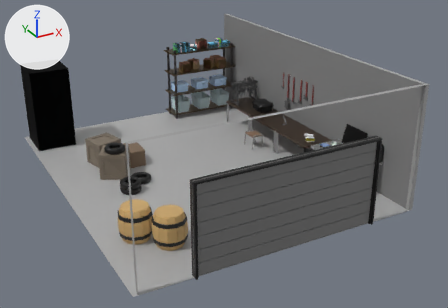
The FBX model IoThievesSource/Assets/Art/Models/Garage_Tutorial_Corretto.fbx as it was, and as the next commit left it.
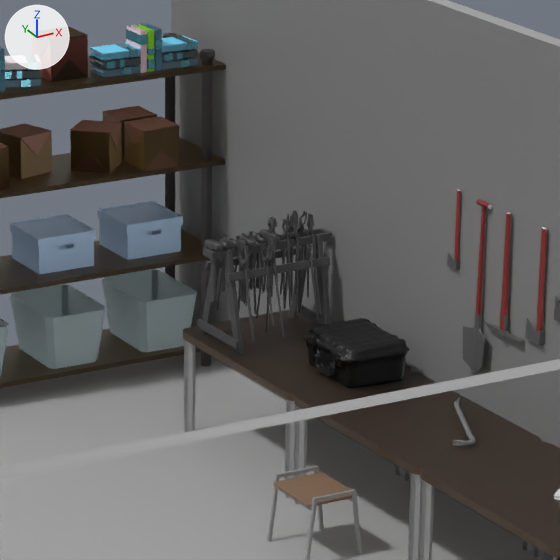
The first picture shows the older version from a 50 mm camera at (-7.5, -15.69, 8.06) aimed at (1.46, 0.6, -0.09). The close-ups show the older and then the newer version on the part from 42% to 68% of the width and 11% to 48% of the height of that picture. Only the edits that show in the close-ups are written down. Every picture has the same lights, and +X, +Y and +Z are marked at upper left. Where no turn or scale is listed for an object, it has been applied to the vertices.

The scene before the commit, as lines of its bpy script (objects in view):
```python
me_3dmodel_custom = bpy.data.meshes.new('3DModel_Custom')
me_3dmodel_custom.from_pydata(...)  # 1579 vertices, 3131 faces; spans x -0.254..0.309, y -0.333..0.325, z -0.179..0.11
me_3dmodel_custom.materials.append(mat_material_019)  # black #080808
me_cube_004 = bpy.data.meshes.new('Cube.004')
me_cube_004.from_pydata(...)  # 2337 vertices, 3020 faces; spans x -0.485..0.533, y -0.334..0.304, z -0.644..0.269
me_cube_004.materials.append(mat_material_017)  # dark grey #4a4a4a
me_paper_box_011 = bpy.data.meshes.new('Paper Box.011')
me_paper_box_011.from_pydata(...)  # 45 vertices, 56 faces; spans x -0.163..0.166, y -0.159..0.159, z -0.178..0.147
# faces by material slot: [36, 20]
me_paper_box_011.materials.append(mat_secondary_color_012)  # brown #6f5942
me_paper_box_011.materials.append(mat_main_color_023)  # pink #b46b5c
ob_3dmodel_custom = bpy.data.objects.new('3DModel_Custom', me_3dmodel_custom)
ob_3dmodel_custom.location = (3.461, 1.533, 0.989)
ob_cube_004 = bpy.data.objects.new('Cube.004', me_cube_004)
ob_cube_004.location = (3.322, 2.541, 1.454)
ob_paper_box_012 = bpy.data.objects.new('Paper Box.012', me_paper_box_011)
ob_paper_box_012.location = (2.602, 4.411, 2.626)
# also in view: 'Axt' at (3.85, -0.1, 1.87); 'Wall3m_3.004' at (0.02, -5.2, 1.74); 'Cube.001' at (3.36, 0.54, 0.41); 'Paper Box.017' at (3.31, 4.26, 1.86); 'Paper Box.014' at (2.35, 4.55, 1.86)
```
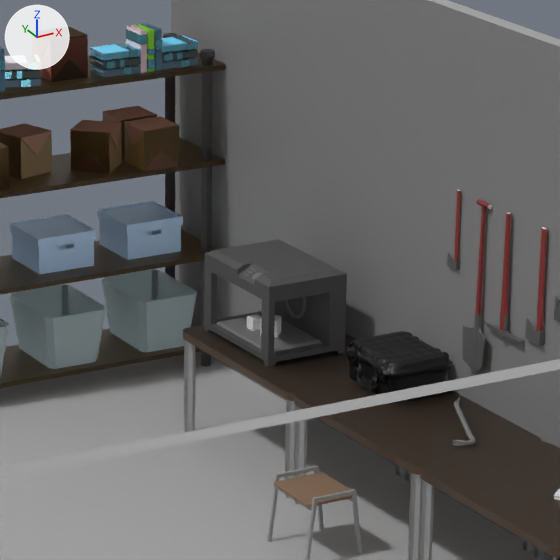
Not visible in the close-ups: 'Cube.011', 'Cube.008', 'Cube.013', 'Cube.014', 'Cube.006', 'Cube.009', 'Cube.012', 'Cube.010', 'Cube.007'.

Edits to the bpy script that builds the scene:
```text
Add me_cube_009_1:
    me_cube_009_1.from_pydata([(-0.0073, 0.0099, -0.0075), (0.0103, 0.0099, 0.0018), (-0.0073, -0.0099, -0.0075), (0.0103, -0.0099, 0.0018), (-0.0103, 0.0099, -0.0018), (0.0073, 0.0099, 0.0075), (-0.0103, -0.0099, -0.0018), (0.0073, -0.0099, 0.0075)], [], [(0, 1, 3, 2), (2, 3, 7, 6), (6, 7, 5, 4), (4, 5, 1, 0), (2, 6, 4, 0), (7, 3, 1, 5)])
    me_cube_009_1.materials.append(mat_material_011)  # dark grey #6e6e6e
Add me_cube_020:
    me_cube_020.from_pydata([(0.089, 0.0, -0.063), (0.089, 0.0, 0.063), (0.0, -0.089, -0.063), (0.0, -0.089, 0.063), (0.0, 0.089, -0.063), (0.0, 0.089, 0.063), (-0.089, 0.0, -0.063), (-0.089, 0.0, 0.063)], [], [(0, 1, 3, 2), (2, 3, 7, 6), (6, 7, 5, 4), (4, 5, 1, 0), (2, 6, 4, 0), (7, 3, 1, 5)])
    me_cube_020.materials.append(mat_material_023)  # white #e7e7e7
Add me_cube_004_1:
    me_cube_004_1.from_pydata([(0.218, -0.356, 0.009), (0.233, -0.381, -0.009), (0.218, 0.356, 0.009), (0.233, 0.381, -0.009), (-0.218, -0.356, 0.009), (-0.233, -0.381, -0.009), (-0.218, 0.356, 0.009), (-0.233, 0.381, -0.009)], [], [(0, 1, 3, 2), (2, 3, 7, 6), (6, 7, 5, 4), (4, 5, 1, 0), (2, 6, 4, 0), (7, 3, 1, 5)])
    me_cube_004_1.materials.append(mat_material_011)  # dark grey #6e6e6e
Change ob_3dmodel_custom:
    ob_3dmodel_custom.location: (3.461, 1.533, 0.989) -> (3.568, 1.144, 0.989)
Remove ob_cube_004:
    ob_cube_004 = bpy.data.objects.new('Cube.004', me_cube_004)
Add ob_cylinder_002:
    ob_cylinder_002 = bpy.data.objects.new('Cylinder.002', me_cylinder_012_1)  # 128 vertices, 68 faces; spans x 0.1..0.111, y -0.15..0.15, z -0.15..0.15; in mat_material_011 (dark grey #6e6e6e)
    ob_cylinder_002.location = (3.388, 2.383, 1.113)
Add ob_cube_007:
    ob_cube_007 = bpy.data.objects.new('Cube.007', me_cube_009_1)
    ob_cube_007.location = (3.05, 2.266, 1.408)
Add ob_cube_010:
    ob_cube_010 = bpy.data.objects.new('Cube.010', me_cube_009_1.copy())
    ob_cube_010.location = (3.05, 2.297, 1.408)
Add ob_cube_015:
    ob_cube_015 = bpy.data.objects.new('Cube.015', me_cube_020)
    ob_cube_015.location = (3.245, 2.313, 0.963)
Add ob_cube_012:
    ob_cube_012 = bpy.data.objects.new('Cube.012', me_cube_009_1.copy())
    ob_cube_012.location = (3.024, 2.328, 1.394)
Add ob_cube_009:
    ob_cube_009 = bpy.data.objects.new('Cube.009', me_cube_009_1.copy())
    ob_cube_009.location = (3.078, 2.297, 1.422)
Add ob_cube_006:
    ob_cube_006 = bpy.data.objects.new('Cube.006', me_cube_009_1.copy())
    ob_cube_006.location = (3.024, 2.266, 1.394)
Add ob_cube_005:
    ob_cube_005 = bpy.data.objects.new('Cube.005', me_cube_004_1)
    ob_cube_005.location = (3.27, 2.385, 0.891)
Add ob_cube_014:
    ob_cube_014 = bpy.data.objects.new('Cube.014', me_cube_009_1.copy())
    ob_cube_014.location = (3.078, 2.328, 1.422)
Add ob_cube_013:
    ob_cube_013 = bpy.data.objects.new('Cube.013', me_cube_009_1.copy())
    ob_cube_013.location = (3.05, 2.328, 1.408)
Add ob_cube:
    ob_cube = bpy.data.objects.new('Cube', me_cube)  # 83 vertices, 51 faces; spans x -0.26..0.391, y -0.462..0.477, z -0.274..0.359; in mat_material_005 (dark grey #4d4d4d)
    ob_cube.location = (3.248, 2.376, 1.084)
Add ob_cube_008:
    ob_cube_008 = bpy.data.objects.new('Cube.008', me_cube_009_1.copy())
    ob_cube_008.location = (3.078, 2.266, 1.422)
Add ob_cube_011:
    ob_cube_011 = bpy.data.objects.new('Cube.011', me_cube_009_1.copy())
    ob_cube_011.location = (3.024, 2.297, 1.394)
Add ob_cylinder:
    ob_cylinder = bpy.data.objects.new('Cylinder', me_cylinder_011_1)  # 64 vertices, 34 faces; spans x -0.0369..0.0369, y -0.0389..0.0389, z -0.023..0.023; in mat_material_011 (dark grey #6e6e6e)
    ob_cylinder.location = (3.047, 2.183, 1.407)
Add ob_cube_016:
    ob_cube_016 = bpy.data.objects.new('Cube.016', me_cube_021)  # a box spanning x -0.0442..0.0442, y -0.0442..0.0442, z -0.0442..0.0442; in mat_material_023 (white #e7e7e7)
    ob_cube_016.location = (3.206, 2.477, 0.945)
```

Location of each change, [x1, y1, x2, y2] in pixels of the close-ups (560 x 560 px):
'Cube', added: after [204, 239, 347, 367]
'Cube.004', deleted: before [197, 211, 335, 354]
'3DModel_Custom', moved: before [304, 318, 410, 388]; after [345, 331, 452, 402]
'Cube.005', added: after [217, 314, 322, 352]
'Cube.016', added: after [247, 315, 262, 331]
'Cube.015', added: after [260, 315, 281, 337]
'Cylinder.002', added: after [285, 297, 307, 319]
'Cylinder', added: after [252, 273, 262, 280]
